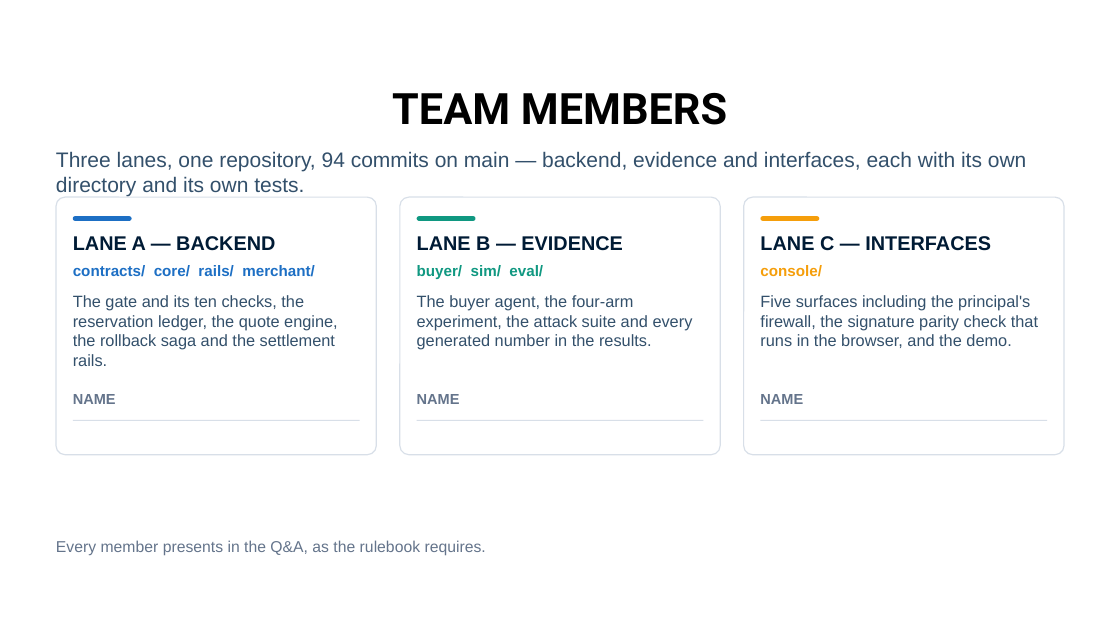
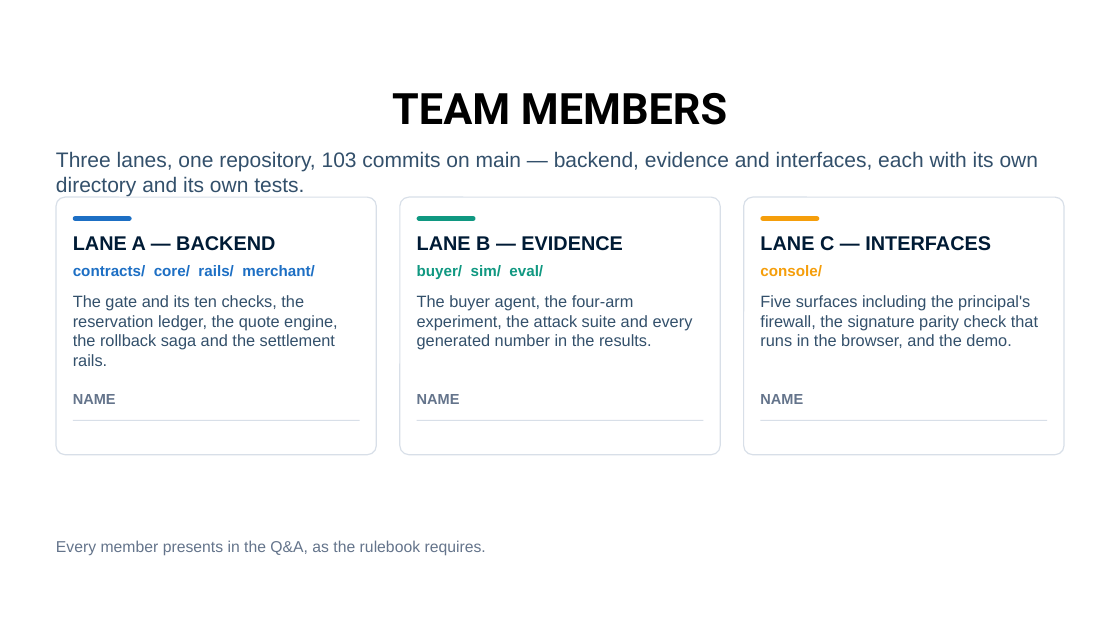
Before and after one commit to swetank18/PACT, a slide deck: slide 7 of docs/HackSummit-PACT.pptx. Drawn at 1120x630 pixels with LibreOffice and Linux fonts; fonts in the diff are those of the drawing; background and template pictures are left out. Boxes give left, top, right and bottom in pixels: in the first picture for what was removed or moved away, otherwise in the second. Text is boxed around its words. In the diff, an @@ line names an element or a change of style, - is before the commit and + after.

Commit message:
The one deck with no generator had been claiming 185 tests
docs/PACT-pitch.pptx was hand rendered and its source was never committed —
which is the stated reason the other two decks are generators — so nothing has
ever carried a moved number into it. It said "237 tests — 185 Python, 52
console", both figures two revisions stale, on the title slide as well as in the
body. A judge opening the five-minute deck read a number that had been wrong for
weeks.

Fixed in place with python-pptx, run by run, so the layout is untouched.

The invariant now reads the **committed decks** rather than only their
generators, with zipfile and a regex over the slide XML — no dependency, and it
cannot be satisfied by editing a script. That gap was real and I nearly fell in
it twice today: a number fixed in a generator and the .pptx left as it was looks
exactly like a fix. It also brings PACT-pitch.pptx under the same assertion as
the other two despite having no generator, which is the only way that file was
ever going to stay honest. Mutation checked against the binary.

Separately: both generators import python-pptx and it was declared nowhere, so
`python3 scripts/gen_hacksummit_deck.py` — a documented command — was an
ImportError on any clean checkout. The obvious fix is the wrong one, because the
Dockerfile installs requirements.txt into the runtime image and python-pptx
brings lxml and Pillow with it: roughly 30 MB onto a 208 MB image for a tool
that never runs in a container. It goes in requirements-docs.txt, and a test in
test_deploy_manifests.py holds both halves — declared there, and out of the
image. Also mutation checked.

197 tests. All three decks now agree with the suite, and two of them regenerate.

```diff
--- a/docs/HackSummit-PACT.pptx
+++ b/docs/HackSummit-PACT.pptx
@@ text at (56, 151, 1039, 197): text changed @@
-Three lanes, one repository, 94 commits on main — backend, evidence and interfaces, each with its own directory and its own tests.
+Three lanes, one repository, 103 commits on main — backend, evidence and interfaces, each with its own directory and its own tests.
```
Also in this commit, not shown: 2 other slides changed, 10 other files.
